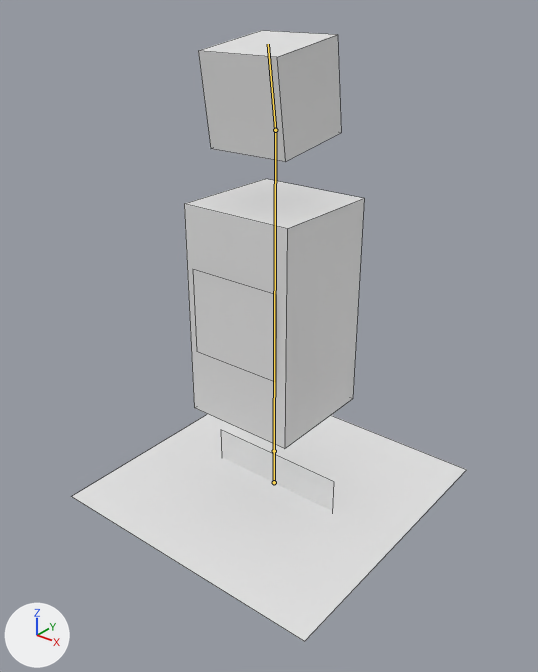
The Blender file media/npc/cuboid-man.blend, before and after one commit.
Before and after are seen from a 50 mm lens placed at (2.01, -2.55, 2.44), pointed at (0.01, -0.06, 0.9). The axes (+X, +Y, +Z) are drawn at lower left. The lights are the same throughout. Both versions are drawn at frame 11 of the action 'Idle'; the numbers are the values there. The bones that bend it are drawn over the model as lines. Mesh edges are drawn as thin lines.

Names of what the first picture shows: 'cuboid-man-mesh'.
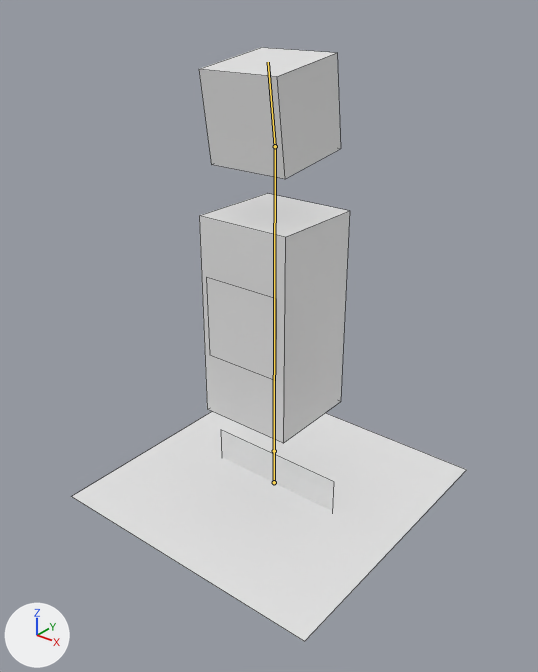
Boxes [x1, y1, x2, y2] around the edits, measured in the pictures (538 x 672 px):
'cuboid-man-mesh', posed: before [71, 30, 466, 642]; after [71, 47, 466, 642]
bone 'hips_bone', root to tip: before (274, 451) to (275, 130); after (274, 451) to (275, 146)

The change in detail:
Bone 'hips_bone' (bone_hips_bone) is rescaled from (1.19, 1.04, 1.19) to (1.0, 1.0, 1.0).
